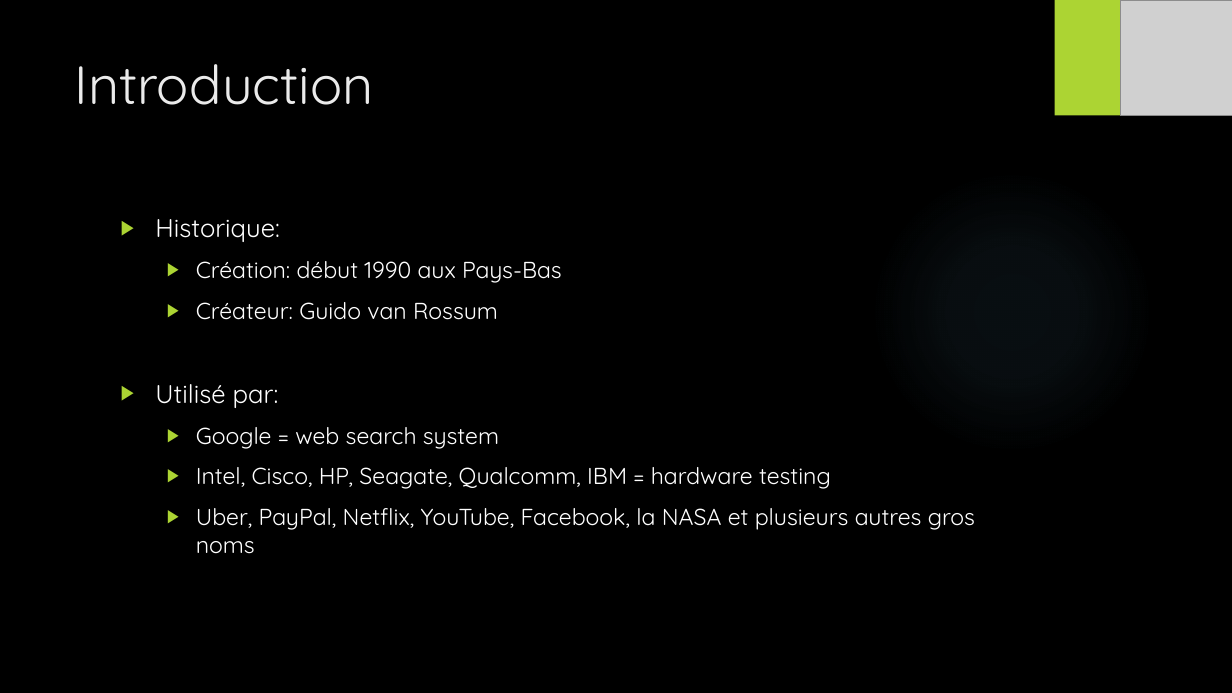
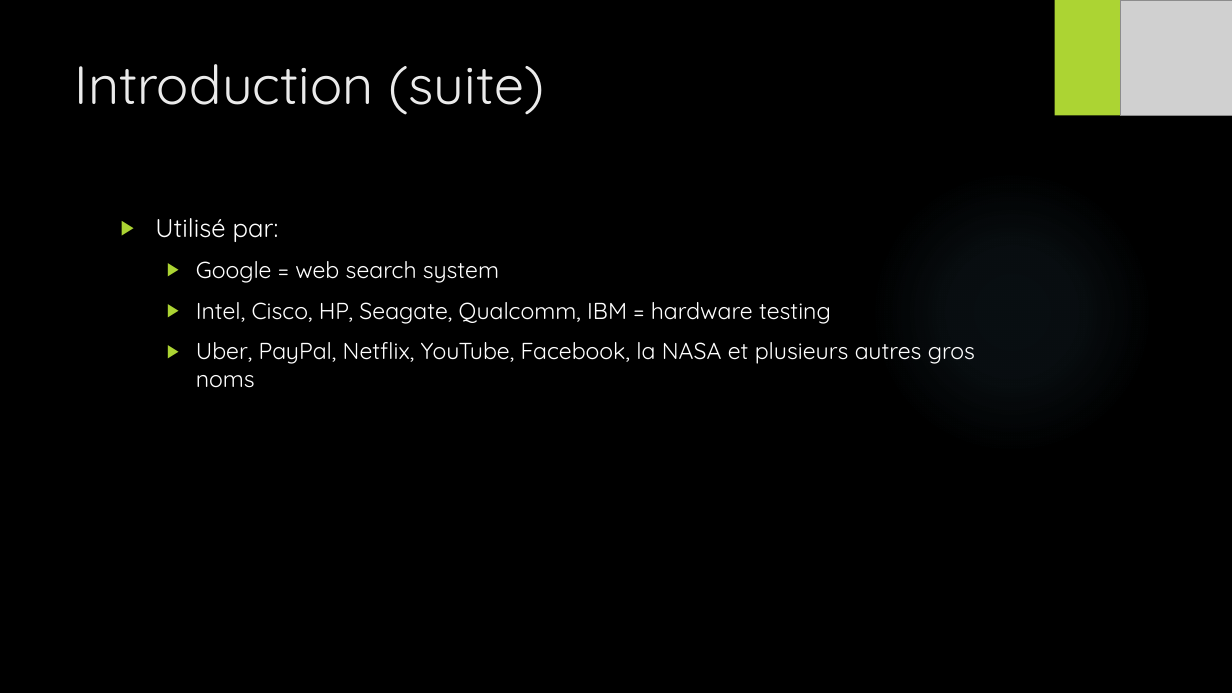
Before and after one commit to At0micTurtle/App_Bourse, a slide deck: slide 3 of Présentation Python.pptx (slide 2 before the commit). Drawn at 1232x693 pixels with LibreOffice and Linux fonts; fonts in the diff are those of the drawing; grey boxes stand for pictures; background and template pictures are left out. Boxes give left, top, right and bottom in pixels: in the first picture for what was removed or moved away, otherwise in the second. Text is boxed around its words. In the diff, an @@ line names an element or a change of style, - is before the commit and + after.

```diff
--- a/Présentation Python.pptx
+++ b/Présentation Python.pptx
@@ title at (75, 64, 544, 115): text changed @@
-Introduction
+Introduction (suite)
@@ text at (155, 219, 562, 320): paragraphs removed @@
-▶ Historique:
-  ▶ Création: début 1990 aux Pays-Bas
-  ▶ Créateur: Guido van Rossum
```
Also in this commit, not shown: 2 other slides changed, 3 slides added, 5 slides removed.
